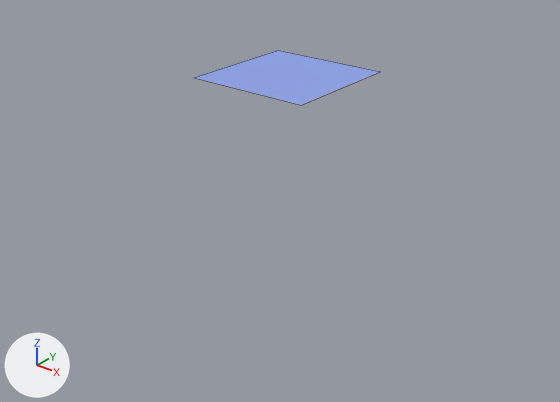
The Blender file shipplayer.blend: old version first, new version second.
The view is the same before and after, from a 50 mm camera at (1396.0, -1785.0, 675.0) aimed at (36.0, -85.0, -378.0). Lighting does not change. The marker at lower left points along +X, +Y and +Z. Mesh edges are drawn as thin lines.
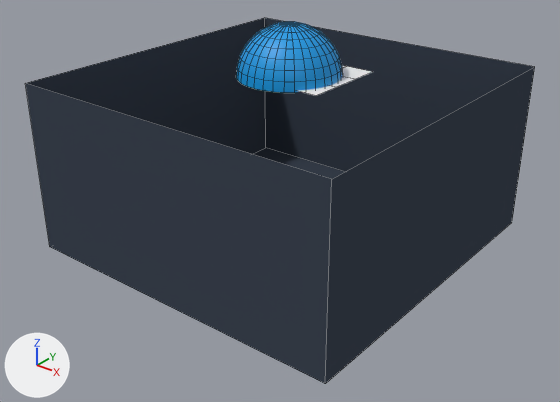
Pixel boxes (x1, y1, x2, y2) of what changed, in the pictures (560 x 402 px):
'Cube.002', added (blue)
    after: (25, 18, 535, 384)
'sky', added (blue)
    after: (236, 21, 343, 92)
'Plane', hidden (blue)
    before: (194, 50, 380, 105)
'Plane.008', added
    after: (342, 66, 372, 79)
'Plane.006', added
    after: (298, 86, 336, 96)
'Plane.007', added
    after: (329, 76, 355, 87)

What changed in the scene script:
```text
Add mat_sky:
    mat_sky = principled_material('sky')
    mat_sky.base_color = (0.0, 0.333, 0.8)  # blue #009ce7
Add mat_material_002:
    mat_material_002 = diffuse_material('Material.002')
    mat_material_002.base_color = (0.0504, 0.0646, 0.0908)  # dark blue #3f4855
Add mat_water_001:
    mat_water_001 = diffuse_material('water.001')
    mat_water_001.base_color = (0.8, 0.8, 0.8)  # white #e7e7e7
Add me_sphere_019:
    me_sphere_019.from_pydata(...)  # 257 vertices, 256 faces; spans x -1.0..1.0, y -1.0..1.0, z -0.03..0.97
    me_sphere_019.polygons.foreach_set('use_smooth', [True] * 256)
    me_sphere_019.materials.append(mat_sky)  # blue #009ce7
Add me_cube_002:
    me_cube_002.from_pydata([(1.0, 1.0, -1.0), (1.0, -1.0, -1.0), (-1.0, -1.0, -1.0), (-1.0, 1.0, -1.0), (1.0, -1.0, 0.0), (1.0, 1.0, 0.0), (-1.0, -1.0, 0.0), (-1.0, 1.0, 0.0)], [], [(0, 3, 2, 1), (5, 0, 1, 4), (2, 6, 4, 1), (3, 7, 6, 2), (0, 5, 7, 3)])
    me_cube_002.materials.append(mat_material_002)  # dark blue #3f4855
Add me_plane_008:
    me_plane_008.from_pydata([(1.0, 1.0, 0.0), (1.0, -1.0, 0.0), (-1.0, -1.0, 0.0), (-1.0, 1.0, 0.0)], [], [(0, 3, 2, 1)])
    me_plane_008.materials.append(mat_water_001)  # white #e7e7e7
Change ob_plane:
    add ob_plane.hide_set(True)  # its collection is switched off
Add ob_sky:
    ob_sky = bpy.data.objects.new('sky', me_sphere_019)
    ob_sky.location = (1.0, 4.0, 0.0)
    ob_sky.rotation_euler = (0.0, 0.0, 1.351)  # degrees (0, 0, 77)
    ob_sky.scale = (160.0, 160.0, 160.0)
Add ob_cube_002:
    ob_cube_002 = bpy.data.objects.new('Cube.002', me_cube_002)
    ob_cube_002.location = (0.0, 0.0, 0.0)
    ob_cube_002.scale = (544.0, 544.0, 544.0)
Add ob_plane_006:
    ob_plane_006 = bpy.data.objects.new('Plane.006', me_plane_008)
    ob_plane_006.location = (135.0, -61.0, 0.0)
    ob_plane_006.scale = (49.2, 49.2, 49.2)
Add ob_plane_007:
    ob_plane_007 = bpy.data.objects.new('Plane.007', me_plane_008.copy())
    ob_plane_007.location = (135.0, 37.0, 0.0)
    ob_plane_007.scale = (49.2, 49.2, 49.2)
Add ob_plane_008:
    ob_plane_008 = bpy.data.objects.new('Plane.008', me_plane_008.copy())
    ob_plane_008.location = (135.0, 135.0, 0.0)
    ob_plane_008.scale = (49.2, 49.2, 49.2)
Add ob_plane_010:
    ob_plane_010 = bpy.data.objects.new('Plane.010', me_plane_008.copy())
    ob_plane_010.location = (36.0, 135.0, 0.0)
    ob_plane_010.scale = (49.2, 49.2, 49.2)
```
